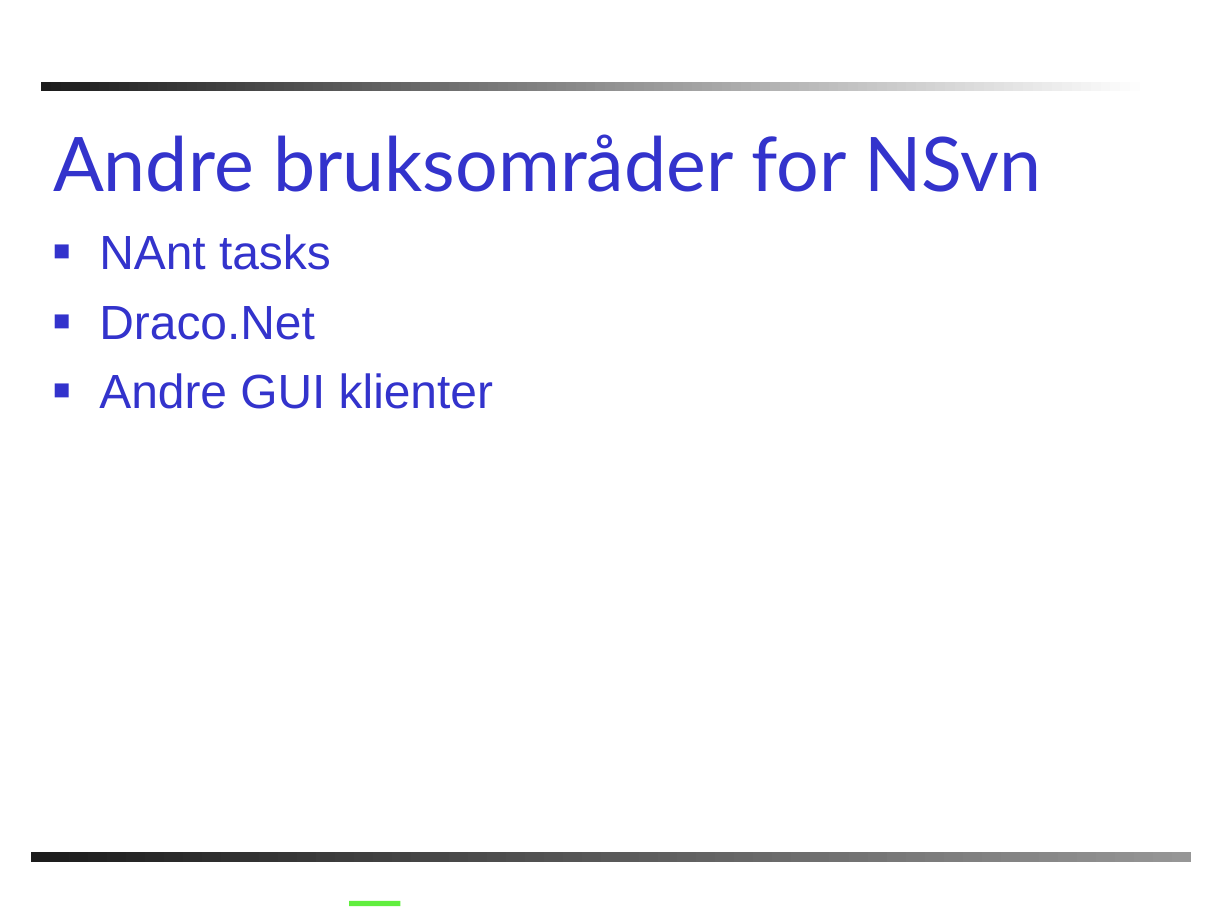
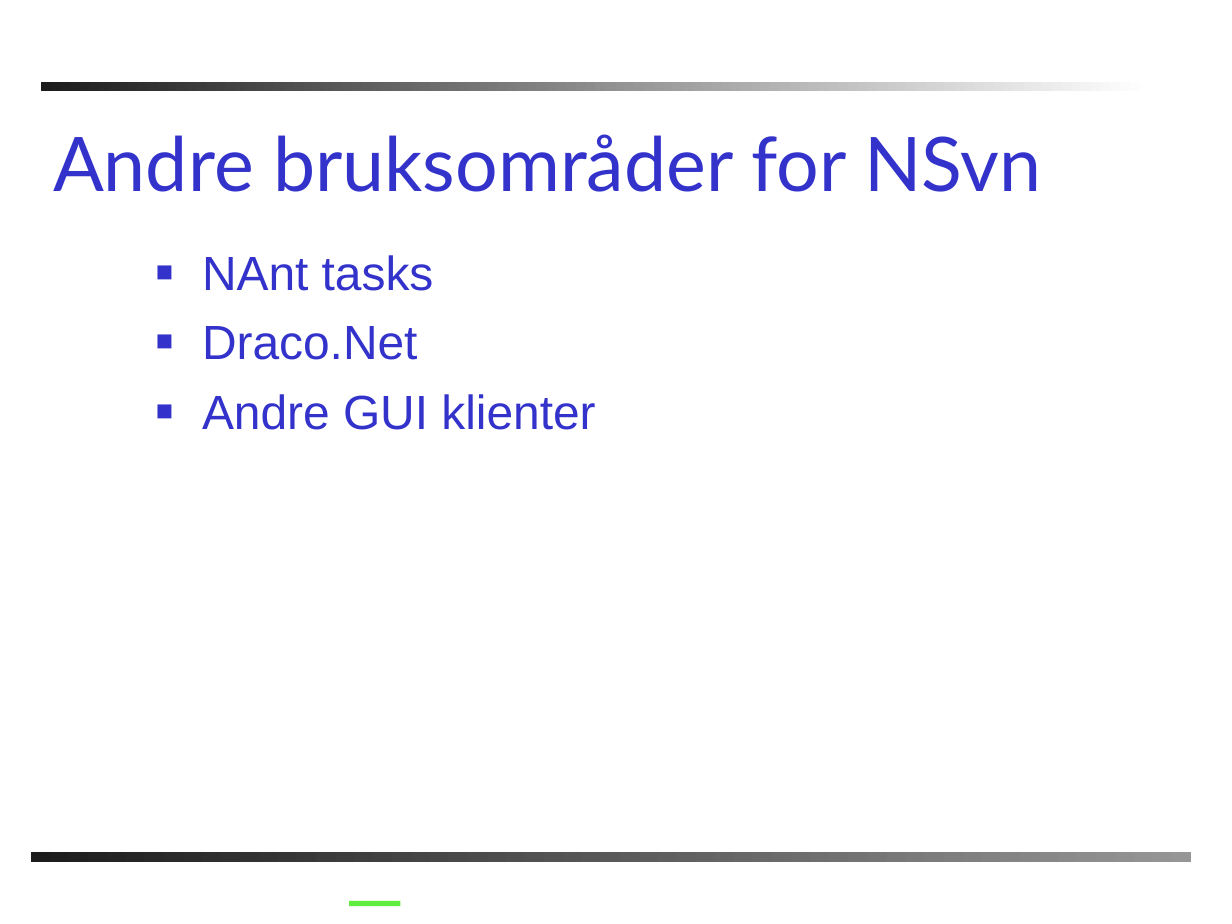
Before and after one commit to AnkhSVN/AnkhSVN, a slide deck: slide 15 of doc/powerpoint/Subversion_addin_for_VS.NET.ppt. Drawn at 1232x924 pixels with LibreOffice and Linux fonts; fonts in the diff are those of the drawing; background and template pictures are left out. Boxes give left, top, right and bottom in pixels: in the first picture for what was removed or moved away, otherwise in the second. Text is boxed around its words. In the diff, an @@ line names an element or a change of style, - is before the commit and + after.

```diff
--- a/doc/powerpoint/Subversion_addin_for_VS.NET.ppt
+++ b/doc/powerpoint/Subversion_addin_for_VS.NET.ppt
@@ text "NAnt tasks": place and size @@
-text "NAnt tasks" at <box>99,234,493,409</box>
+text "NAnt tasks" at <box>202,255,595,430</box>
```
Also in this commit, not shown: 6 other slides changed.
